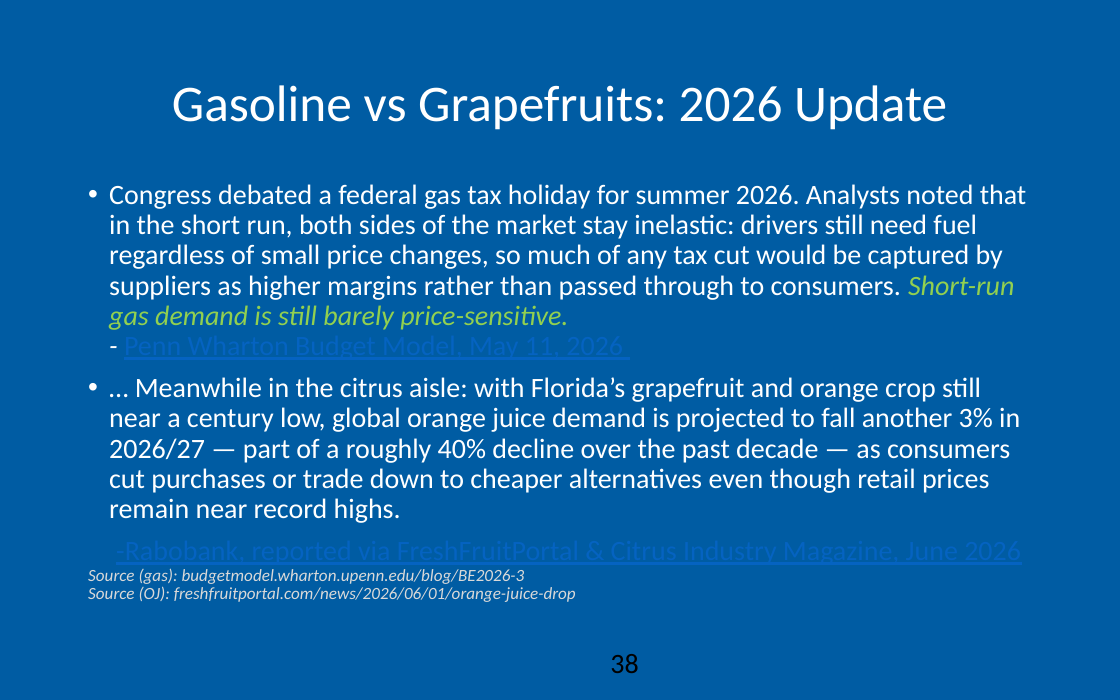
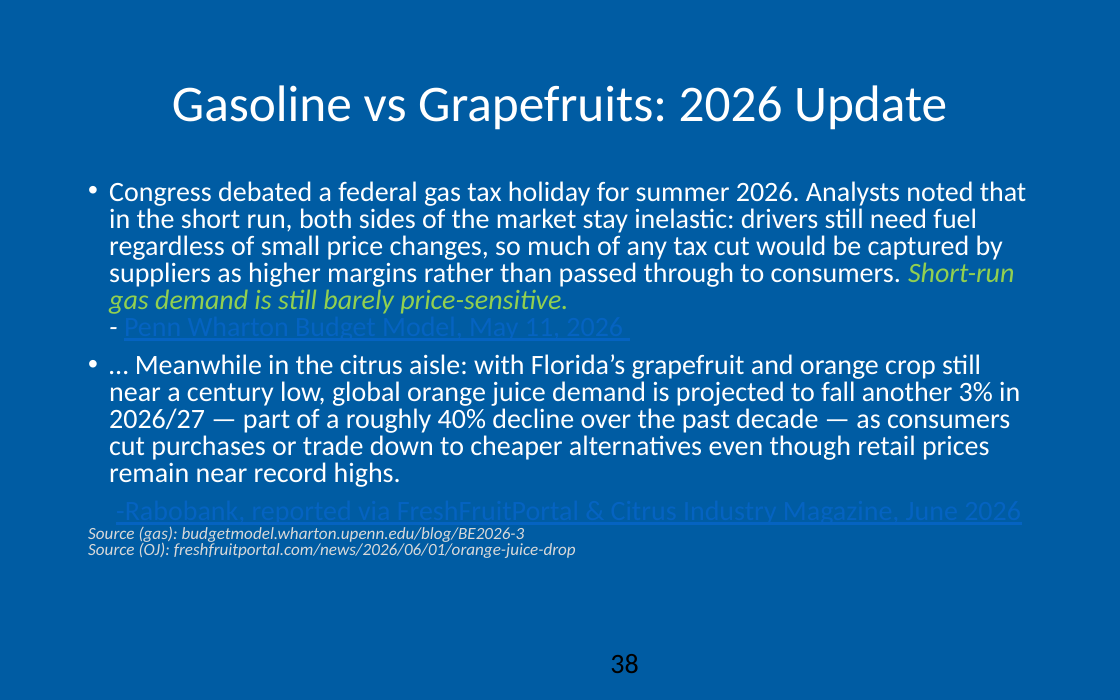
Before and after one commit to AEGDDI/idr305, a slide deck: slide 38 of lectures/L3.pptx. Drawn at 1120x700 pixels with LibreOffice and Linux fonts; fonts in the diff are those of the drawing; background and template pictures are left out. Boxes give left, top, right and bottom in pixels: in the first picture for what was removed or moved away, otherwise in the second. Text is boxed around its words. In the diff, an @@ line names an element or a change of style, - is before the commit and + after.

```diff
--- a/lectures/L3.pptx
+++ b/lectures/L3.pptx
@@ text "Congress debated a federal gas ..." at [88,181,1027,558]: line spacing 0.9 to 0.8 @@
```
